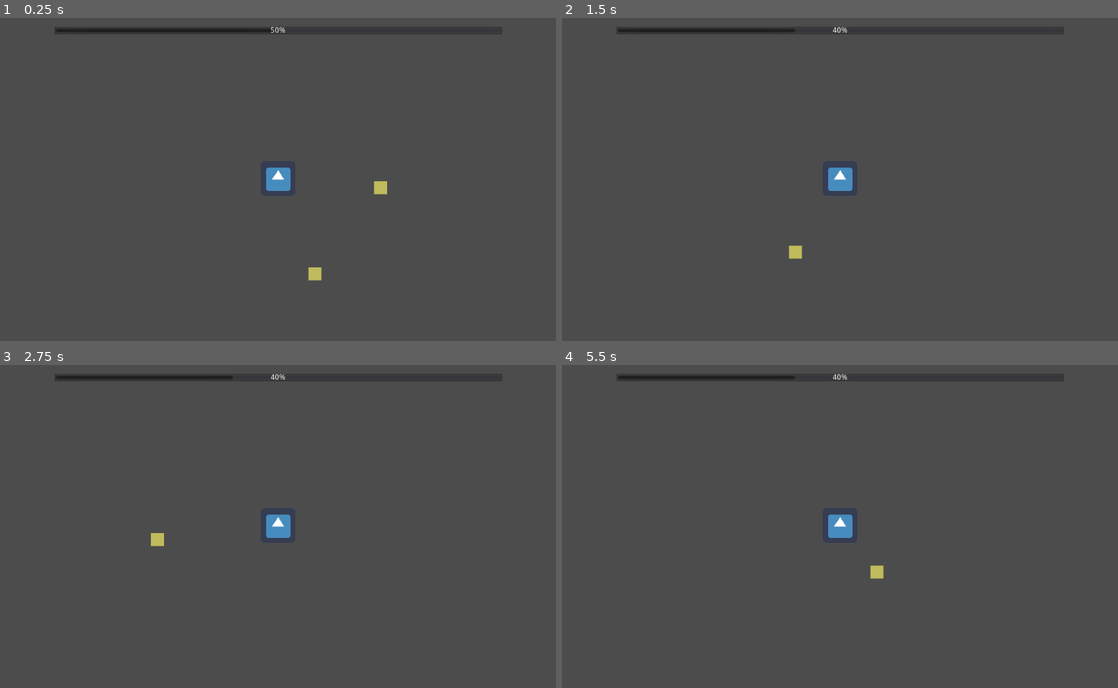
Above: before the commit, frames 1-4 (two rows, left to right).
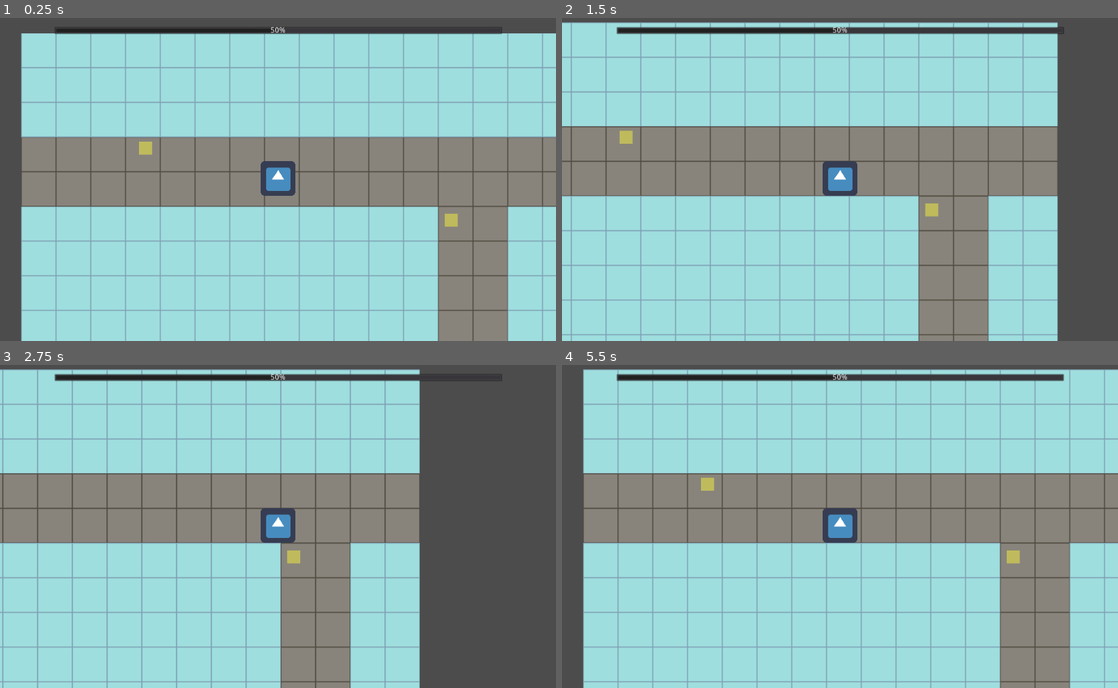
Above: after the commit, the same moments.

Repository: kris-pearman/global-game-jam-2021
Game: Godot game, scene res://Scenes/Game.tscn
Two runs of this game, one before a commit and one after it. Both use one fixed random seed, a clock stepped at 60 frames per second and the inputs below. The engine's default icon, where the game draws it, is replaced by a stand-in: a white triangle on a blue panel in a dark square.
Inputs:
- Up to frame 1 (0.25 s): no input
- Up to frame 2 (1.5 s): tap Enter at 0.5 s; hold Right (right) 0.53-1.28 s; hold Down (down) from 1.28 s (still down)
- Up to frame 3 (2.75 s): release Down (down) at 2.03 s; hold Right (right) from 2.03 s (still down)
- Up to frame 4 (5.5 s): release Right (right) at 2.78 s; hold Up (up) 2.78-3.53 s; hold Left (left) 3.53-5.03 s; hold Down (down) from 5.03 s (still down)

The runs differ from the first frame. In frame 1, 90% of the frame differs, in the area x 3-100%, y 4-100%; in frame 2, 85%; in frame 3, 71%; in frame 4, 92%, in the area x 3-100%, y 1-100%.

Commit message:
added tilemap to main scene

Diff:
--- a/Global Game Jam 2021/Scenes/Game.tscn
+++ b/Global Game Jam 2021/Scenes/Game.tscn
@@ -1,21 +1,26 @@
-[gd_scene load_steps=4 format=2]
+[gd_scene load_steps=5 format=2]
 
 [ext_resource path="res://Scenes/Player.tscn" type="PackedScene" id=1]
 [ext_resource path="res://Scenes/Pickup/Pickup.tscn" type="PackedScene" id=2]
 [ext_resource path="res://Scenes/UI/DrunkBar.gd" type="Script" id=3]
+[ext_resource path="res://Scenes/Map/Map.tscn" type="PackedScene" id=4]
 
 [node name="Game" type="Node"]
 
-[node name="Player" parent="." instance=ExtResource( 1 )]
-position = Vector2( 385.785, 254.485 )
+[node name="TileMap" parent="." instance=ExtResource( 4 )]
 
-[node name="Pickup" parent="." instance=ExtResource( 2 )]
-position = Vector2( 574.984, 271.224 )
+[node name="YSort" type="YSort" parent="TileMap"]
+
+[node name="Player" parent="TileMap/YSort" instance=ExtResource( 1 )]
+position = Vector2( 472.785, 268.485 )
+
+[node name="Pickup" parent="TileMap/YSort" instance=ExtResource( 2 )]
+position = Vector2( 791.984, 345.224 )
 type = "coffee"
 value = -10
 
-[node name="Pickup2" parent="." instance=ExtResource( 2 )]
-position = Vector2( 454.181, 430.07 )
+[node name="Pickup2" parent="TileMap/YSort" instance=ExtResource( 2 )]
+position = Vector2( 229.181, 212.07 )
 type = "booze"
 value = 10
 
--- a/Global Game Jam 2021/Scenes/Map/Map.tscn
+++ b/Global Game Jam 2021/Scenes/Map/Map.tscn
@@ -47,5 +47,3 @@
 tile_set = SubResource( 2 )
 format = 1
 tile_data = PoolIntArray( 0, 1, 0, 1, 1, 0, 2, 1, 0, 3, 1, 0, 4, 1, 0, 5, 1, 0, 6, 1, 0, 7, 1, 0, 8, 1, 0, 9, 1, 0, 10, …(2057 unchanged characters)…
-
-[node name="YSort" type="YSort" parent="."]
Not shown: 2 places in Global Game Jam 2021/Scenes/Map/Map.tscn that only renumber resources
